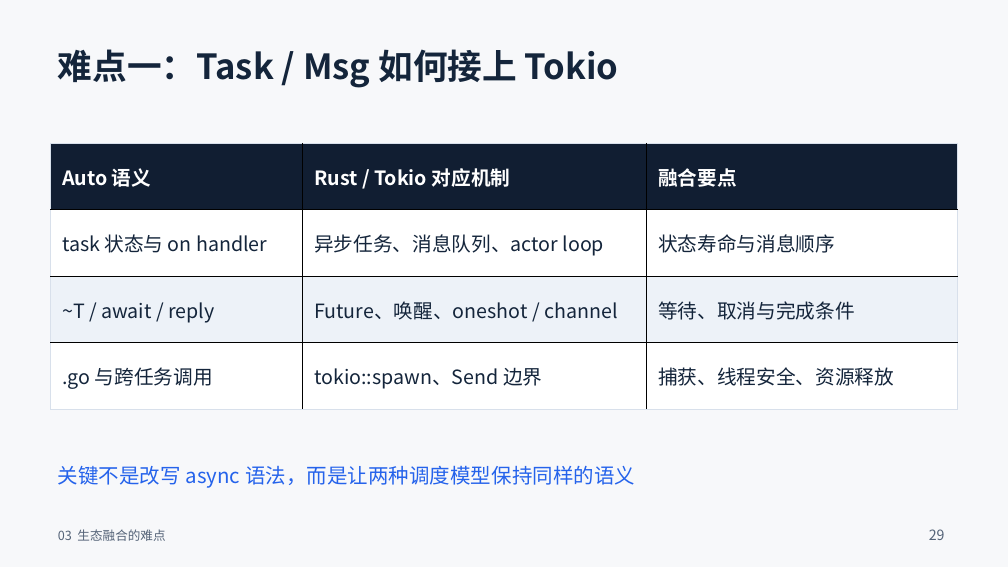
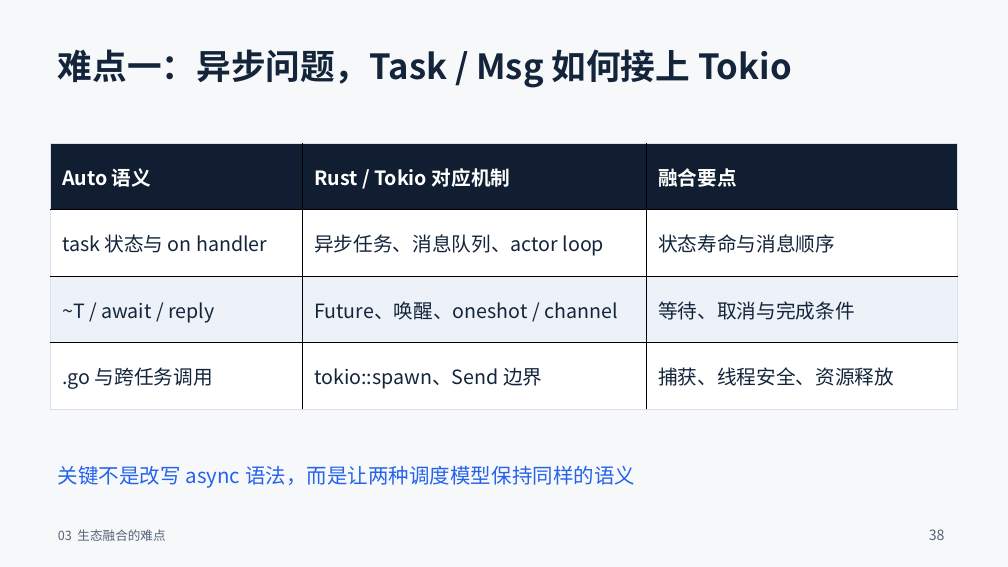
Before and after one commit to auto-stack/docs, a slide deck: slide 38 of AutoOS/Auto与Rust融合生态_37页_深色结尾群二维码版.pptx (slide 29 before the commit). Drawn at 1008x567 pixels with LibreOffice and Linux fonts; fonts in the diff are those of the drawing. Boxes give left, top, right and bottom in pixels: in the first picture for what was removed or moved away, otherwise in the second. Text is boxed around its words. In the diff, an @@ line names an element or a change of style, - is before the commit and + after.

```diff
--- a/AutoOS/Auto与Rust融合生态_37页_深色结尾群二维码版.pptx
+++ b/AutoOS/Auto与Rust融合生态_37页_深色结尾群二维码版.pptx
@@ text at [58,49,792,88]: text changed @@
-难点一：Task / Msg 如何接上 Tokio
+难点一：异步问题，Task / Msg 如何接上 Tokio
@@ text at [929,529,945,540]: text changed @@
-29
+38
```
Also in this commit, not shown: 34 other slides changed, 9 slides added.
